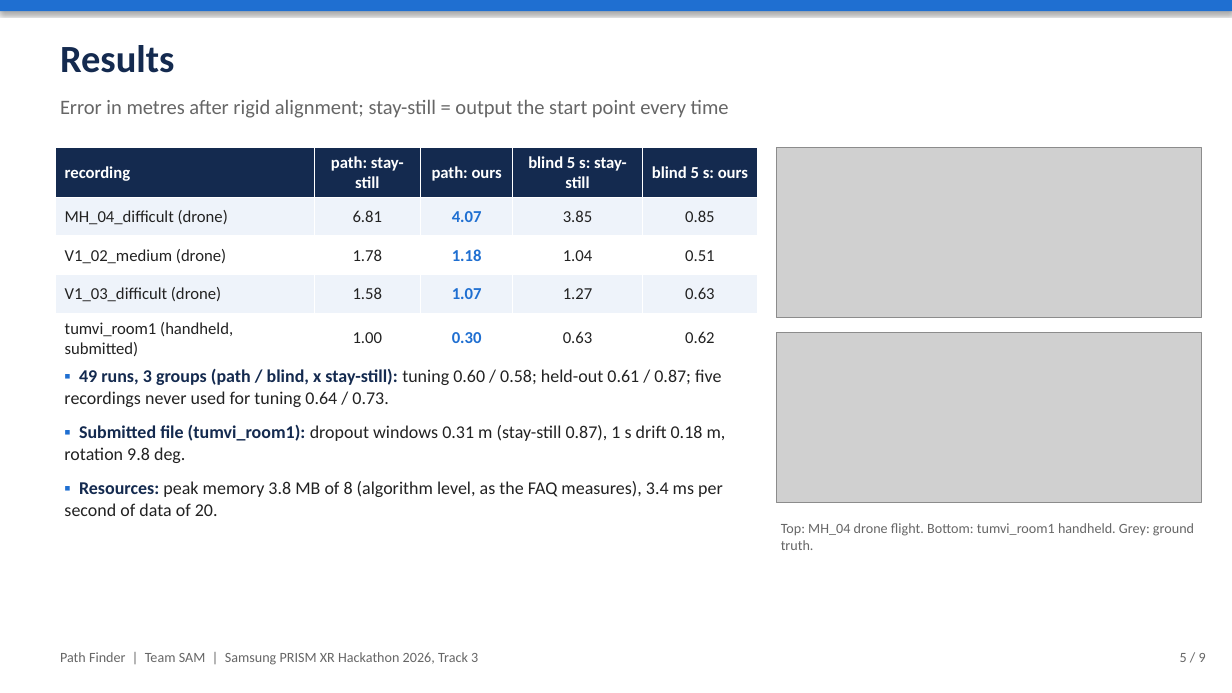
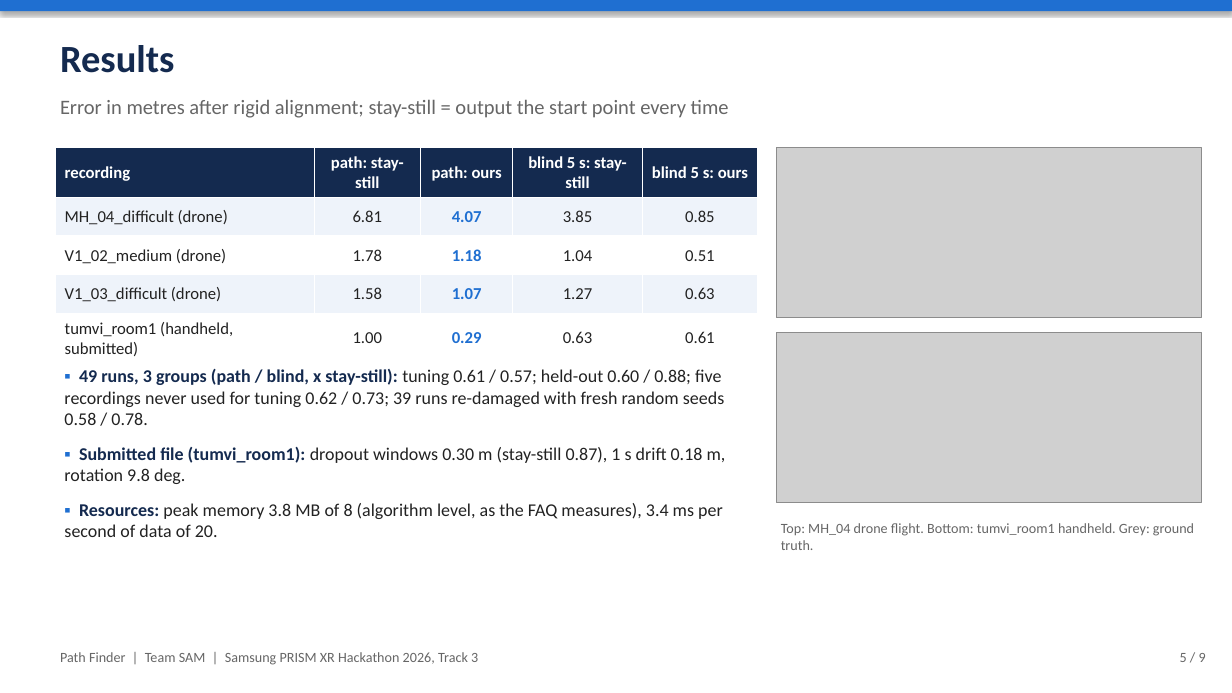
Before and after one commit to aniruddhamookerjee/Samsung-Prism, a slide deck: slide 5 of presentation/SRMIST_KTR_SAM.pptx. Drawn at 1232x693 pixels with LibreOffice and Linux fonts; fonts in the diff are those of the drawing; grey boxes stand for pictures. Boxes give left, top, right and bottom in pixels: in the first picture for what was removed or moved away, otherwise in the second. Text is boxed around its words. In the diff, an @@ line names an element or a change of style, - is before the commit and + after.

Commit message:
submission: trajectory regenerated (split 0.055 Hz); metadata, guides, slides updated

```diff
--- a/presentation/SRMIST_KTR_SAM.pptx
+++ b/presentation/SRMIST_KTR_SAM.pptx
@@ table at (55,148,758,360) @@
-row 5, column 3: 0.30
+row 5, column 3: 0.29
-row 5, column 5: 0.62
+row 5, column 5: 0.61
@@ text at (64,369,726,484): text changed @@
-▪ 49 runs, 3 groups (path / blind, x stay-still): tuning 0.60 / 0.58; held-out 0.61 / 0.87; five recordings never used for tuning 0.64 / 0.73.
-▪ Submitted file (tumvi_room1): dropout windows 0.31 m (stay-still 0.87), 1 s drift 0.18 m, rotation 9.8 deg.
+▪ 49 runs, 3 groups (path / blind, x stay-still): tuning 0.61 / 0.57; held-out 0.60 / 0.88; five recordings never used for tuning 0.62 / 0.73; 39 runs re-damaged with fresh random seeds 0.58 / 0.78.
+▪ Submitted file (tumvi_room1): dropout windows 0.30 m (stay-still 0.87), 1 s drift 0.18 m, rotation 9.8 deg.
```
Also in this commit, not shown: 6 other files.
